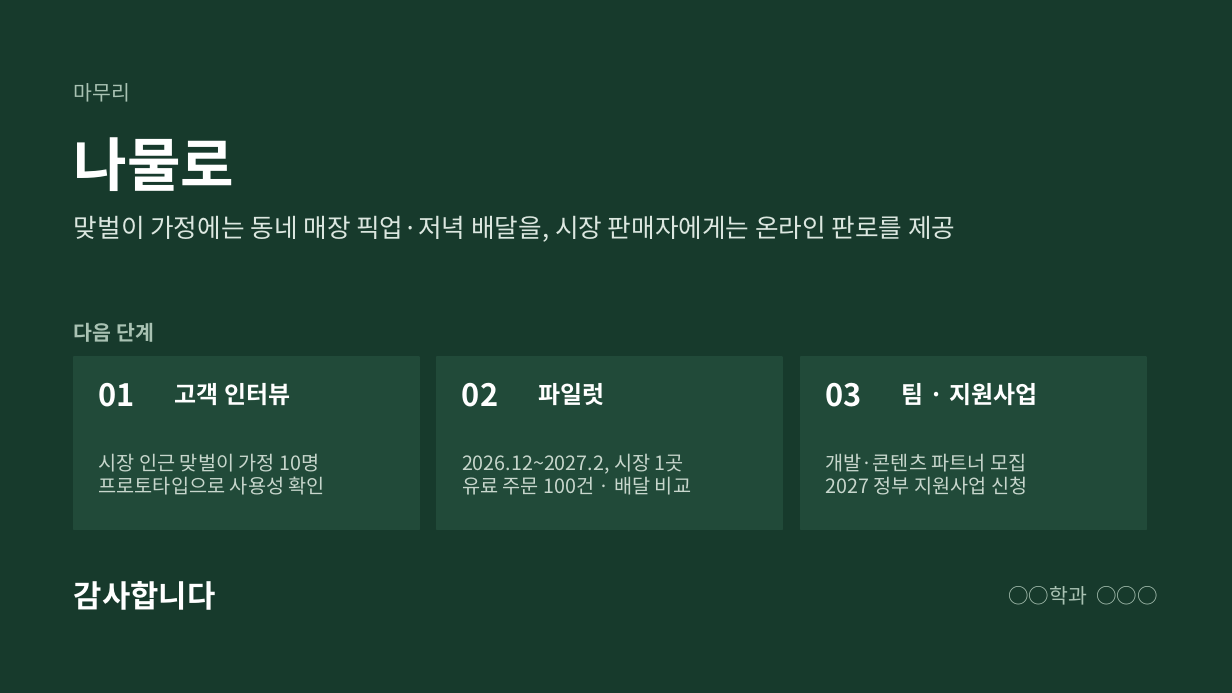
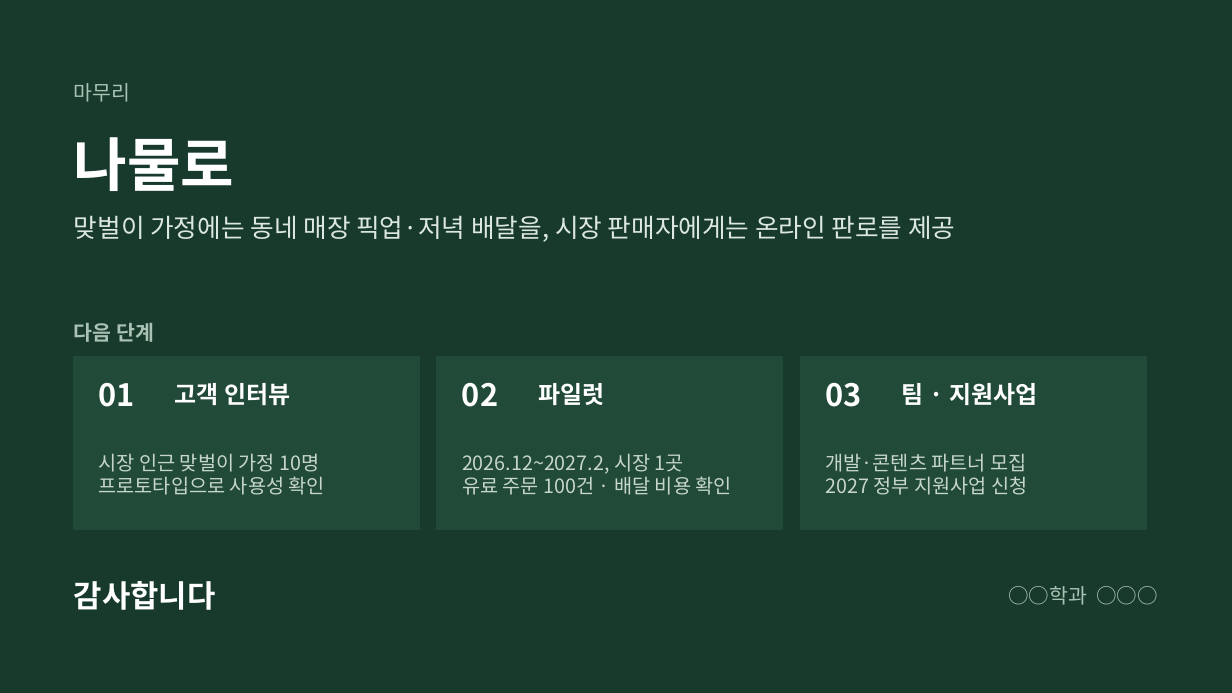
Before and after one commit to yonghoon7153-source/Yonghoon-DEM-DFT, a slide deck: slide 12 of namul-platform/02_발표자료_나물로.pptx. Drawn at 1232x693 pixels with LibreOffice and Linux fonts; fonts in the diff are those of the drawing. Boxes give left, top, right and bottom in pixels: in the first picture for what was removed or moved away, otherwise in the second. Text is boxed around its words. In the diff, an @@ line names an element or a change of style, - is before the commit and + after.

```diff
--- a/namul-platform/02_발표자료_나물로.pptx
+++ b/namul-platform/02_발표자료_나물로.pptx
@@ text at [462,476,732,495]: text changed @@
-유료 주문 100건 · 배달 비교
+유료 주문 100건 · 배달 비용 확인
```
Also in this commit, not shown: 7 other slides changed, 18 other files.
